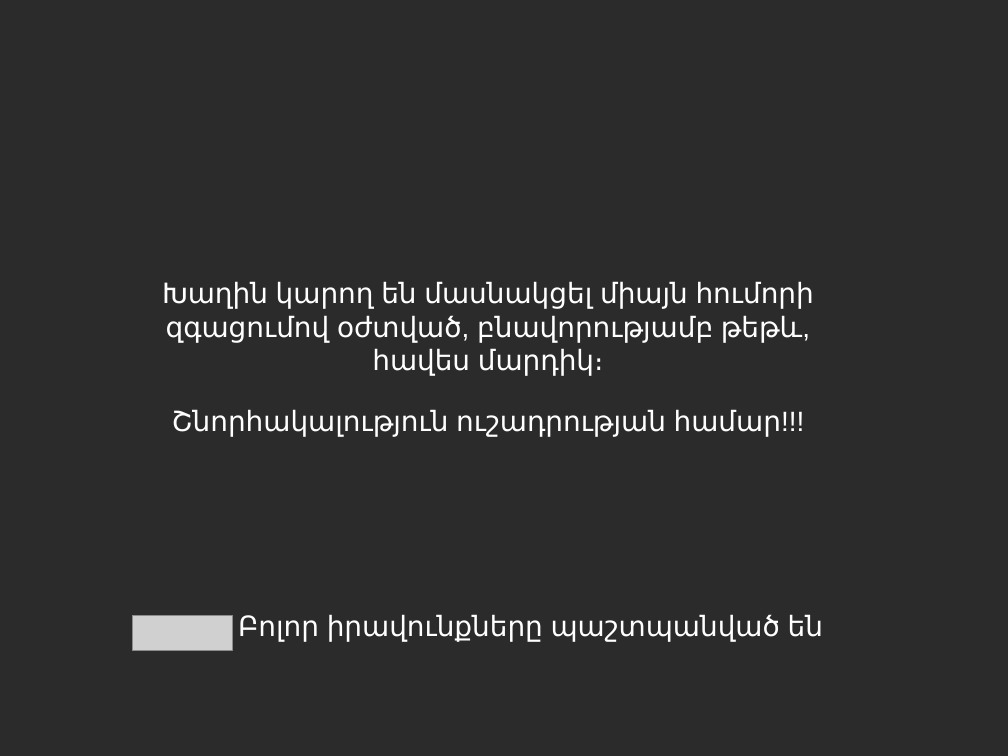
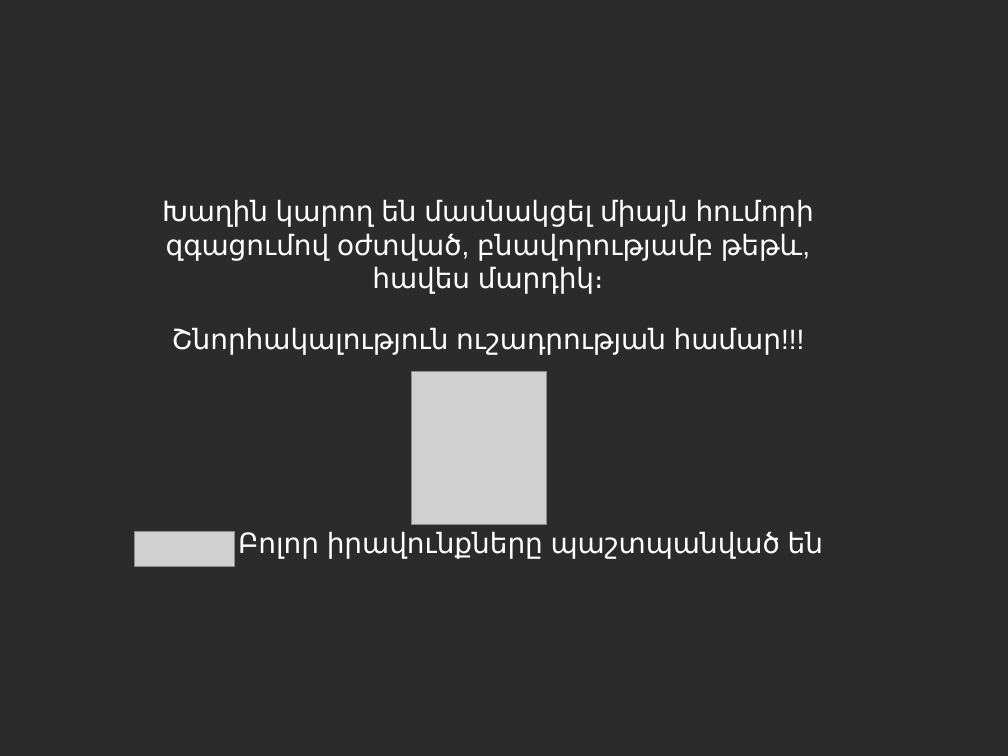
Before and after one commit to vanit-basic/instant_messenger, a slide deck: slide 34 of Documentation/Documentation.pptx (slide 27 before the commit). Drawn at 1008x756 pixels with LibreOffice and Linux fonts; fonts in the diff are those of the drawing; grey boxes stand for pictures; background and template pictures are left out; a plain dark background stands for a picture behind light text. Boxes give left, top, right and bottom in pixels: in the first picture for what was removed or moved away, otherwise in the second. Text is boxed around its words. In the diff, an @@ line names an element or a change of style, - is before the commit and + after.

```diff
--- a/Documentation/Documentation.pptx
+++ b/Documentation/Documentation.pptx
@@ text "Խաղին կարող են մասնակցել միայն ...": place and size @@
-text "Խաղին կարող են մասնակցել միայն ..." at (162, 281, 823, 641)
+text "Խաղին կարող են մասնակցել միայն ..." at (162, 199, 823, 559)
@@ picture added at (412, 371, 547, 524) @@
@@ picture: place and size @@
-picture at (133, 616, 232, 650)
+picture at (134, 531, 234, 566)
```
Also in this commit, not shown: 3 other slides changed, 7 slides added, 1 other file.
